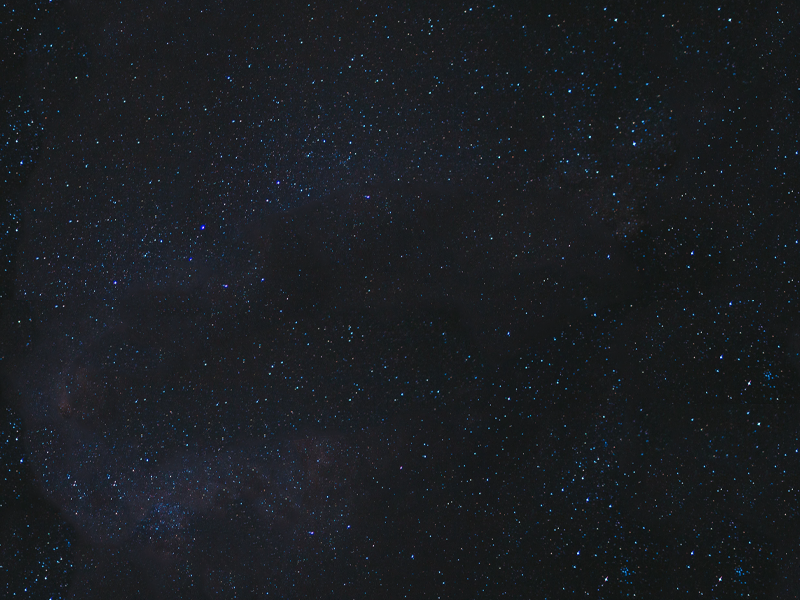
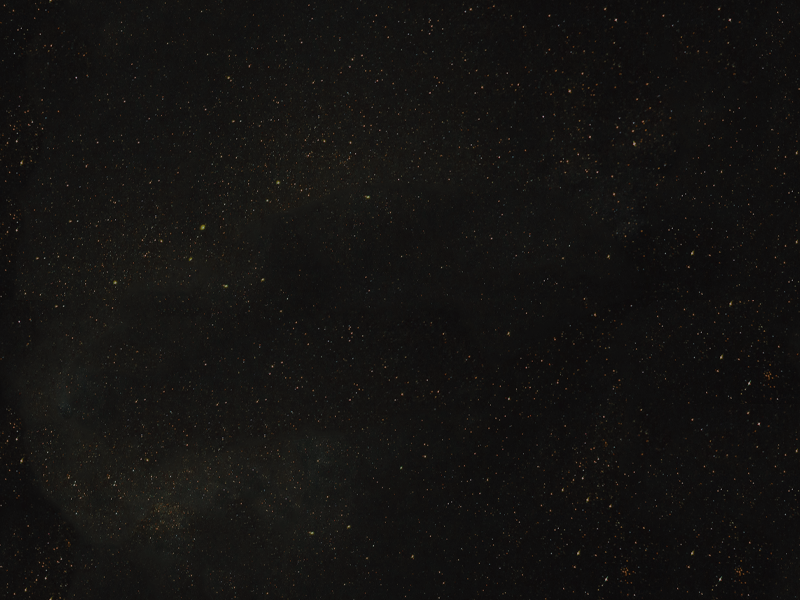
Layers edited between the first and the second 800×600 image:
pixels changed over [left=0, top=0, right=800, bottom=600] (layer not identified)
